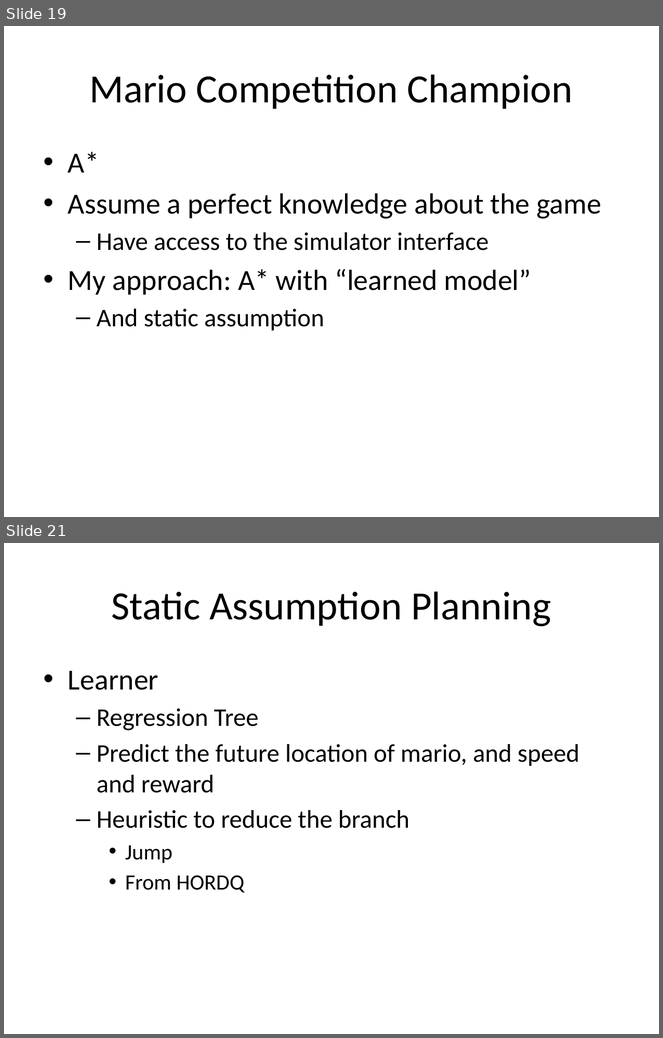
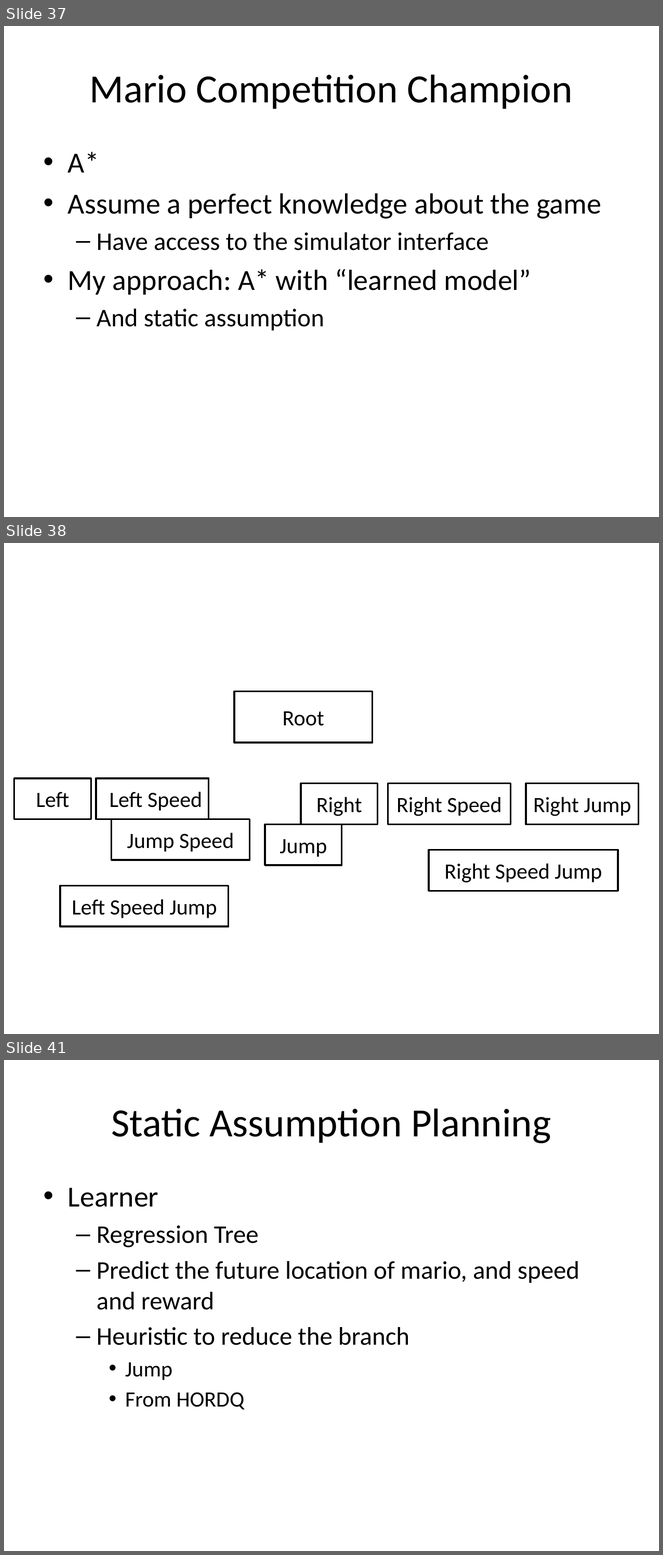
Before and after one commit to lono175/Thesis, a slide deck: OptimalPlanning.pptx. Shown one above the other, each under a label of ours: slides 19 and 21 before the commit, slides 37, 38 and 41 after it; the slides between them are not shown. The pictures are 663x1038 and 663x1555 pixels, drawn with LibreOffice and Linux fonts; fonts in the diff are those of the drawing. Boxes give left, top, right and bottom in pixels: in the first picture for what was removed or moved away, otherwise in the second. Text is boxed around its words. In the diff, an @@ line names an element or a change of style, - is before the commit and + after.

```diff
--- a/OptimalPlanning.pptx
+++ b/OptimalPlanning.pptx
@@ slide 38 added at <box>4,543,659,1034</box>, background #FFFFFF @@
@@ rectangle added at <box>235,692,373,743</box>, fill #FFFFFF, outline #000000 2 pt, 24 pt, text #000000 @@
+Root
@@ rectangle added at <box>14,778,91,820</box>, fill #FFFFFF, outline #000000 2 pt, 24 pt, text #000000 @@
+Left
@@ rectangle added at <box>97,778,209,820</box>, fill #FFFFFF, outline #000000 2 pt, 24 pt, text #000000 @@
+Left Speed
@@ rectangle added at <box>301,783,377,825</box>, fill #FFFFFF, outline #000000 2 pt, 24 pt, text #000000 @@
+Right
@@ rectangle added at <box>388,783,511,825</box>, fill #FFFFFF, outline #000000 2 pt, 24 pt, text #000000 @@
+Right Speed
@@ rectangle added at <box>526,783,639,825</box>, fill #FFFFFF, outline #000000 2 pt, 24 pt, text #000000 @@
+Right Jump
@@ rectangle added at <box>112,820,249,861</box>, fill #FFFFFF, outline #000000 2 pt, 24 pt, text #000000 @@
+Jump Speed
@@ rectangle added at <box>265,825,341,866</box>, fill #FFFFFF, outline #000000 2 pt, 24 pt, text #000000 @@
+Jump
@@ rectangle added at <box>428,850,618,891</box>, fill #FFFFFF, outline #000000 2 pt, 24 pt, text #000000 @@
+Right Speed Jump
@@ rectangle added at <box>60,886,229,927</box>, fill #FFFFFF, outline #000000 2 pt, 24 pt, text #000000 @@
+Left Speed Jump
@@ what was slide 19 is now slide 37 @@
@@ what was slide 21 is now slide 41 @@
```
Also in this commit, not shown: 10 slides changed, 25 other slides added, 1 slide removed.
